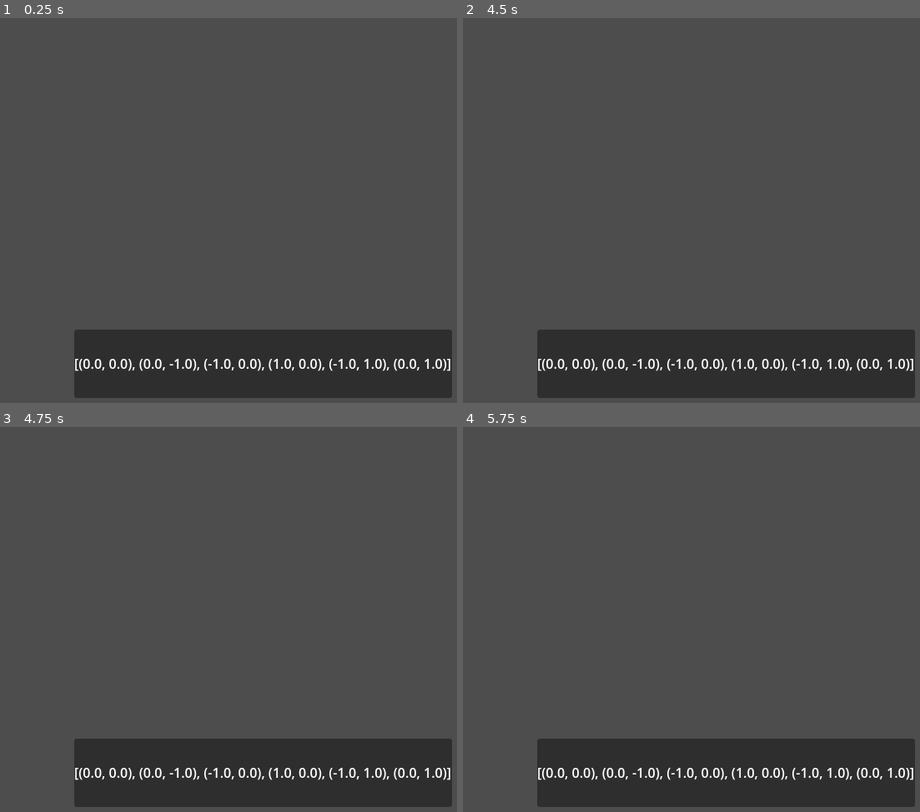
Above: before the commit, frames 1-4 (two rows, left to right).
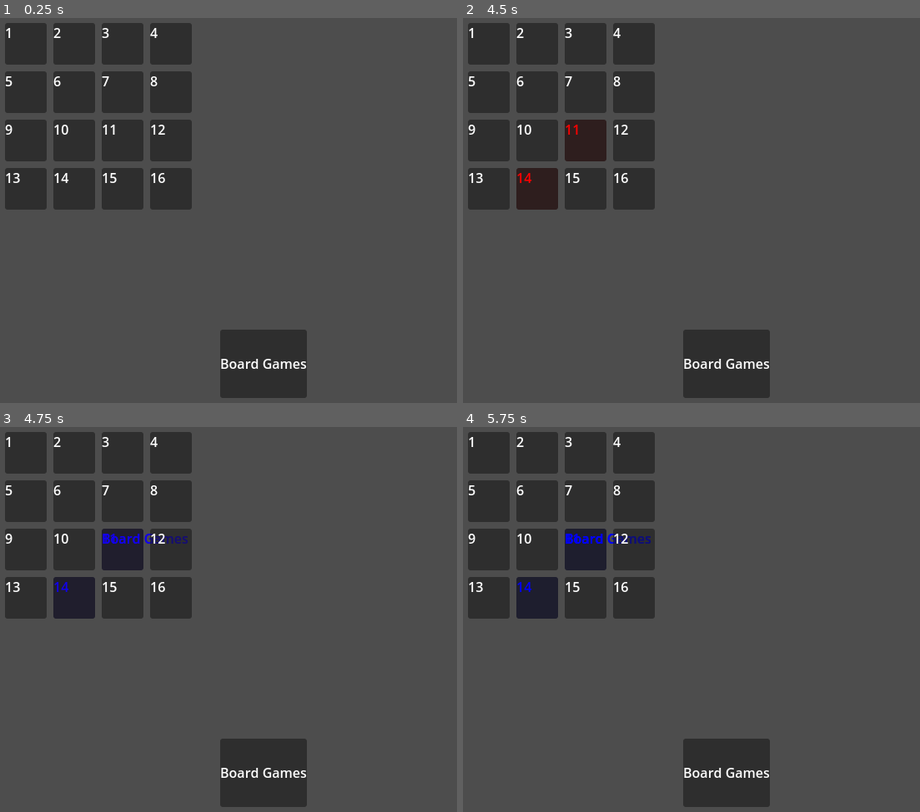
Above: after the commit, the same moments.

Repository: hardtrip-jpg/together-we-grow
Game: Godot game, scene res://schedule/schedule.tscn
Same seed, same stepped clock (60 frames per second), same inputs: the game is played once before the commit and once after it. Before the commit the project has no main scene; this scene is started directly in both runs.
Inputs (mouse positions are in pixels of both pictures, inside the frame that each line leads up to):
- Up to frame 1 (0.25 s): no input
- Up to frame 2 (4.5 s): tap Enter (ui_accept) at 0.5, 1.52, 1.55, 1.82, 2, 3.02, 3.05, 3.32, 3.5 s; move the mouse to (842, 195) at 0.52 s; hold Up 0.53-1.28 s; hold Enter (ui_accept) 0.53-1.28 s; move the mouse to (618, 233) at 1.27 s; hold Down 1.28-2.03 s; tap Tab at 1.35, 2.85, 4.35 s; move the mouse to (778, 125) at 2.02 s; hold Enter (ui_accept) 2.03-2.78 s; hold Up 2.03-3.53 s; move the mouse to (700, 295) at 2.77 s; move the mouse to (888, 275) at 3.52 s; hold Enter (ui_accept) 3.53-4.28 s; hold Down from 3.53 s (still down); move the mouse to (568, 152) at 4.27 s
- Up to frame 3 (4.75 s): keep holding Down; tap Enter (ui_accept) at 4.52, 4.55 s
- Up to frame 4 (5.75 s): keep holding Down; tap Enter (ui_accept) at 4.82 s; move the mouse to (755, 623) at 5.02 s; hold Enter (ui_accept) from 5.03 s (still down)

The runs differ from the first frame. In frame 1, 27% of the frame differs, in the area x 1-99%, y 1-99%; in frame 2, 27%; in frame 3, 27%; in frame 4, 27%.

Commit message:
naming / state machine
machine not fully working. also need to make uber machine. for now it oki.

Diff:
--- /dev/null
+++ b/globals/state.gd
@@ -0,0 +1,17 @@
+extends Node
+class_name State
+
+signal transition(new_state_name: StringName)
+
+
+func enter(_previous_state : State) -> void:
+	pass
+
+func exit() -> void:
+	pass
+
+func update(_delta: float) -> void:
+	pass
+
+func physics_update(_delta: float) -> void:
+	pass
--- /dev/null
+++ b/globals/state_machine.gd
@@ -0,0 +1,32 @@
+extends Node
+class_name StateMachine
+
+@export var CURRENT_STATE : State
+var states: Dictionary = {}
+
+func _ready() -> void:
+	for child in get_children():
+		if child is State:
+			states[child.name] = child
+			child.transition.connect(on_child_transition)
+		else:
+			push_warning("State machine contains incompatible child node")
+
+	CURRENT_STATE.enter(null)
+
+func _process(delta: float) -> void:
+	CURRENT_STATE.update(delta)
+
+func _physics_process(delta: float) -> void:
+	CURRENT_STATE.physics_update(delta)
+
+func on_child_transition(new_state_name: StringName) -> void:
+	var new_state : State = states.get(new_state_name)
+	if new_state != null:
+		if new_state != CURRENT_STATE:
+			CURRENT_STATE.exit()
+			new_state.enter(CURRENT_STATE)
+			CURRENT_STATE = new_state
+			print(name + ": " + str(CURRENT_STATE.name))
+	else:
+		push_warning(str(new_state_name) + " State does not exist")
--- a/project.godot
+++ b/project.godot
@@ -11,13 +11,14 @@
 [application]
 
 config/name="TogetherWeGrow"
+run/main_scene="uid://brh8k65ai3tmv"
 config/features=PackedStringArray("4.4", "Forward Plus")
 run/max_fps=45
 config/icon="res://icon.svg"
 
 [autoload]
 
-SignalManager="*res://globals/SignalManager.gd"
+SignalManager="*res://globals/signal_manager.gd"
 Prototype="*res://scripts/prototype_manager.gd"
 Console="*res://addons/console/console.gd"
 
--- a/schedule/schedule.tscn
+++ b/schedule/schedule.tscn
@@ -1,6 +1,11 @@
-[gd_scene load_steps=3 format=3 uid="uid://brh8k65ai3tmv"]
+[gd_scene load_steps=8 format=3 uid="uid://brh8k65ai3tmv"]
 
 [ext_resource type="Script" uid="uid://bmuavit5nlv3m" path="res://schedule/schedule_manager.gd" id="1_e06vy"]
+[ext_resource type="Script" path="res://globals/state_machine.gd" id="2_3y3ml"]
+[ext_resource type="Script" uid="uid://rh7drblw4pcs" path="res://schedule/states/generate_state.gd" id="3_q0wcy"]
+[ext_resource type="Script" uid="uid://b1yeg6oi7o1ra" path="res://schedule/states/idle_state.gd" id="4_ff1ks"]
+[ext_resource type="Script" uid="uid://c8yu67fa6321l" path="res://schedule/states/holding_state.gd" id="5_blcid"]
+[ext_resource type="Script" uid="uid://4jod7c2hqfuf" path="res://schedule/states/place_state.gd" id="6_shfks"]
 
 [sub_resource type="Theme" id="Theme_05yhm"]
 BoxContainer/constants/separation = 8
@@ -41,4 +46,19 @@
 size_flags_vertical = 3
 alignment = 1
 
-[node name="StateMachine" type="Node" parent="."]
+[node name="StateMachine" type="Node" parent="." node_paths=PackedStringArray("CURRENT_STATE")]
+script = ExtResource("2_3y3ml")
+CURRENT_STATE = NodePath("Generate")
+
+[node name="Generate" type="Node" parent="StateMachine" node_paths=PackedStringArray("schedule")]
+script = ExtResource("3_q0wcy")
+schedule = NodePath("../..")
+
+[node name="Idle" type="Node" parent="StateMachine"]
+script = ExtResource("4_ff1ks")
+
+[node name="Holding" type="Node" parent="StateMachine"]
+script = ExtResource("5_blcid")
+
+[node name="Place" type="Node" parent="StateMachine"]
+script = ExtResource("6_shfks")
--- a/schedule/schedule_item.gd
+++ b/schedule/schedule_item.gd
@@ -4,21 +4,24 @@
 var positions := [Vector2.ZERO]
 var chance := 30
 
+var possible_names := ["Board Games", "Soccer", "Zoo", "Work"]
+var current_name : String
 
 func _init() -> void:
 	randomize()
 	for y in 3:
-		if randi_range(0,100) < 30:
+		if randi_range(0,100) > chance:
 			continue
 		for x in 3:
 			var check : bool = x == 1 && y == 1
-			if check or randi_range(0,100) < 30 or x == y:
+			if check or randi_range(0,100) > 30 or x == y:
 				continue
 
 			positions.append(Vector2(x - 1,y - 1))
 
 	var panel := PanelContainer.new()
 	var label := Label.new()
-	label.text = str(positions)
+	current_name = possible_names.pick_random()
+	label.text = current_name
 	panel.add_child(label)
 	add_child(panel)
--- a/schedule/schedule_manager.gd
+++ b/schedule/schedule_manager.gd
@@ -24,8 +24,12 @@
 func _input(event: InputEvent) -> void:
 	if event.is_action_pressed("ui_accept"):
 		for x : ScheduleSlot in can_activate:
-			x.activate()
+			var event_name := ""
+			if x.pos == cur_pos:
+				event_name = test.current_name
+			x.activate(event_name)
 			cur_map.erase(x.pos)
+
 
 
 func init_schedule(days : int, max_day_in_week : int) -> void:
@@ -69,7 +73,7 @@
 
 
 	margin_container.add_child(week_holder)
-	add_child(margin_container)
+	add_child.call_deferred(margin_container)
 
 func set_active_pos(pos: Vector2) -> void:
 	can_activate = []
--- a/schedule/schedule_slot.gd
+++ b/schedule/schedule_slot.gd
@@ -42,7 +42,13 @@
 	else:
 		tween.tween_property(self, "modulate", Color.WHITE, 0.1)
 
-func activate() -> void:
+func activate(event : String) -> void:
+	if event.length() > 1:
+		var label := Label.new()
+		label.text = event
+		self.add_child(label)
+
+
 	active = true
 	if tween && tween.is_running():
 		tween.kill()
--- /dev/null
+++ b/schedule/states/generate_state.gd
@@ -0,0 +1,11 @@
+extends State
+class_name GenerateState
+
+@export var schedule : ScheduleManager
+
+func enter(previous_state : State) -> void:
+
+	var max := randi_range(4,6)
+	var days := randi_range(10, 13) + max
+
+	schedule.init_schedule(days, max)
--- /dev/null
+++ b/schedule/states/holding_state.gd
@@ -0,0 +1,2 @@
+extends State
+class_name HoldingState
--- /dev/null
+++ b/schedule/states/idle_state.gd
@@ -0,0 +1,2 @@
+extends State
+class_name IdleState
--- /dev/null
+++ b/schedule/states/place_state.gd
@@ -0,0 +1,2 @@
+extends State
+class_name PlaceState
Renamed: globals/SignalManager.gd -> globals/signal_manager.gd
Renamed: globals/SignalManager.gd.uid -> globals/signal_manager.gd.uid
Not shown, added: globals/state.gd.uid
Not shown, added: globals/state_machine.gd.uid
Not shown, added: schedule/states/generate_state.gd.uid
Not shown, added: schedule/states/holding_state.gd.uid
Not shown, added: schedule/states/idle_state.gd.uid
Not shown, added: schedule/states/place_state.gd.uid
